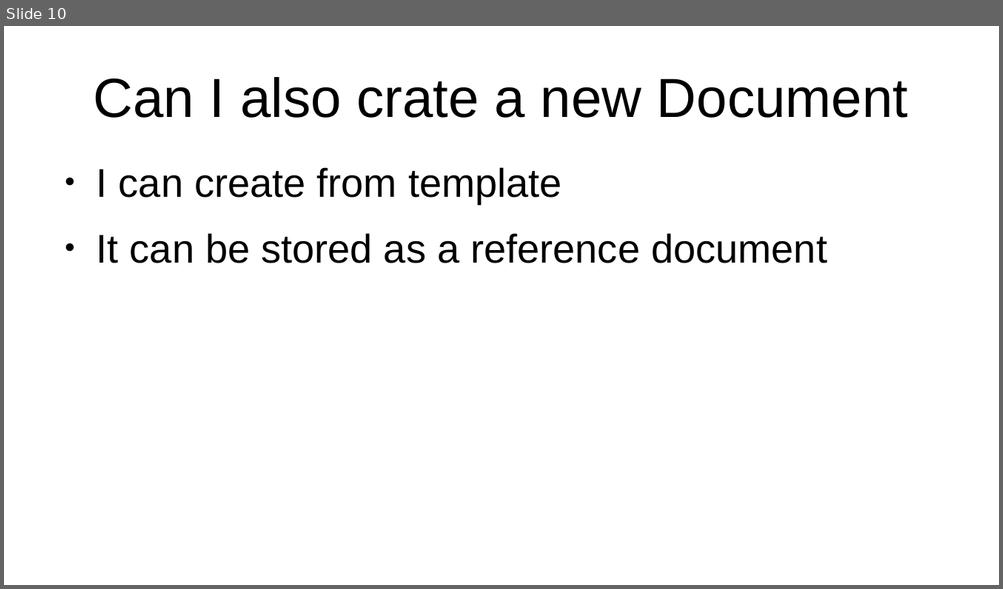
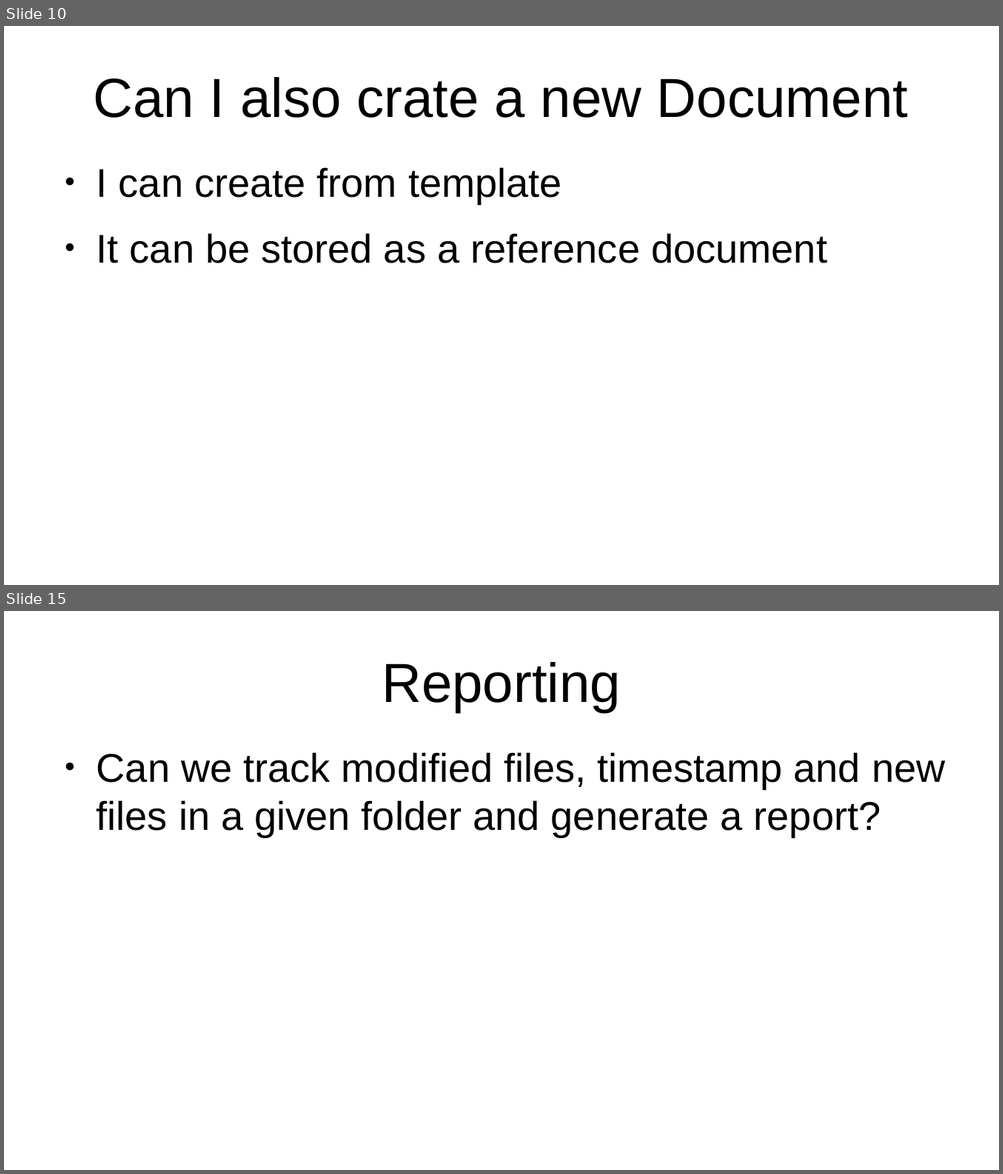
Before and after one commit to g-gualeni/QtWhiteBase, a slide deck: WhiteBase Doc/WhiteBase Stories.odp. Shown one above the other, each under a label of ours: slide 10 before the commit, slides 10 and 15 after it; the slides between them are not shown. The pictures are 1003x589 and 1003x1174 pixels, drawn with LibreOffice and Linux fonts; fonts in the diff are those of the drawing. Boxes give left, top, right and bottom in pixels: in the first picture for what was removed or moved away, otherwise in the second. Text is boxed around its words. In the diff, an @@ line names an element or a change of style, - is before the commit and + after.

Commit message:
More ideas mainly about reporting activities

```diff
--- a/WhiteBase Doc/WhiteBase Stories.odp
+++ b/WhiteBase Doc/WhiteBase Stories.odp
@@ slide 15 added at [4, 611, 999, 1170], background #FFFFFF @@
@@ title added at [381, 662, 620, 712], 44 pt, text #000000 @@
+Reporting
@@ text added at [96, 752, 945, 837], 32 pt, text #000000 @@
+● Can we track modified files, timestamp and new files in a given folder and generate a report?
```
Also in this commit, not shown: 1 slide changed, 4 other slides added.
